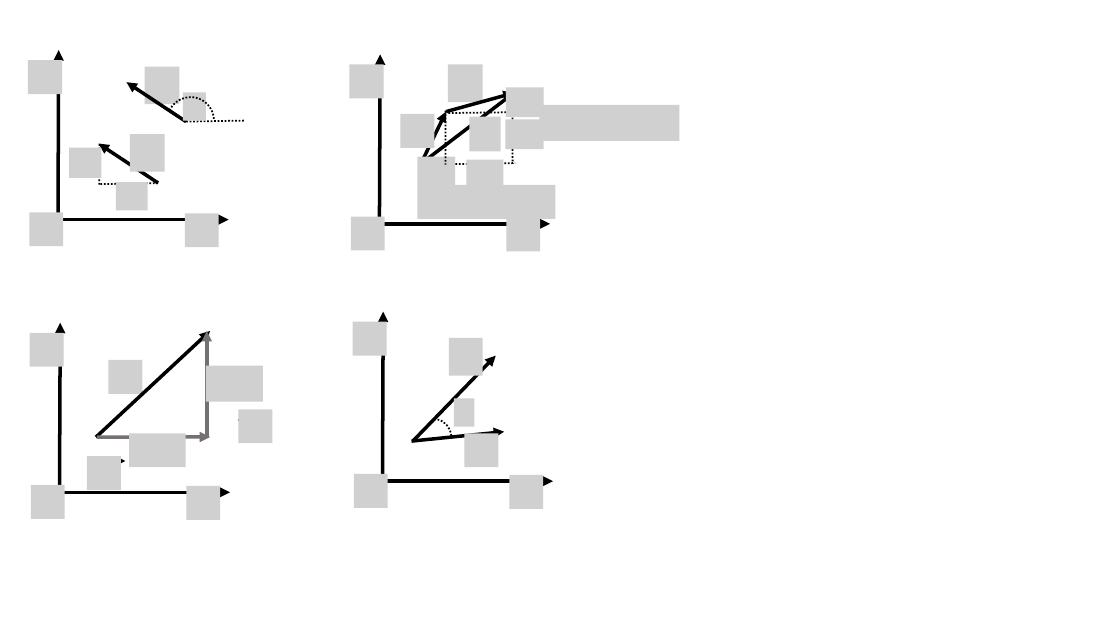
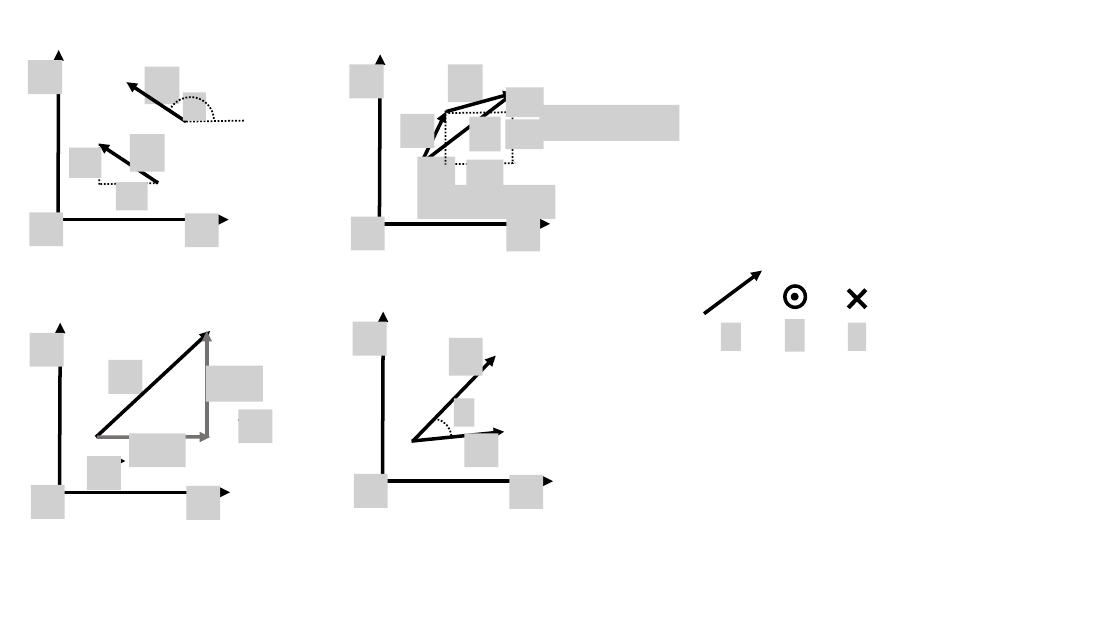
Before and after one commit to OSTP/PhysicsArtofModelling, a slide deck: slide 6 of tex/figures/Figures.pptx. Drawn at 1120x630 pixels with LibreOffice and Linux fonts; fonts in the diff are those of the drawing; grey boxes stand for pictures. Boxes give left, top, right and bottom in pixels: in the first picture for what was removed or moved away, otherwise in the second. Text is boxed around its words. In the diff, an @@ line names an element or a change of style, - is before the commit and + after.

```diff
--- a/tex/figures/Figures.pptx
+++ b/tex/figures/Figures.pptx
@@ group added at box(704, 271, 872, 352): 3 pictures, 2 ellipses, 1 arrow, 1 cross @@
```
Also in this commit, not shown: 1 other slide changed, 1 slide added, 1 slide removed, 3 other files.
